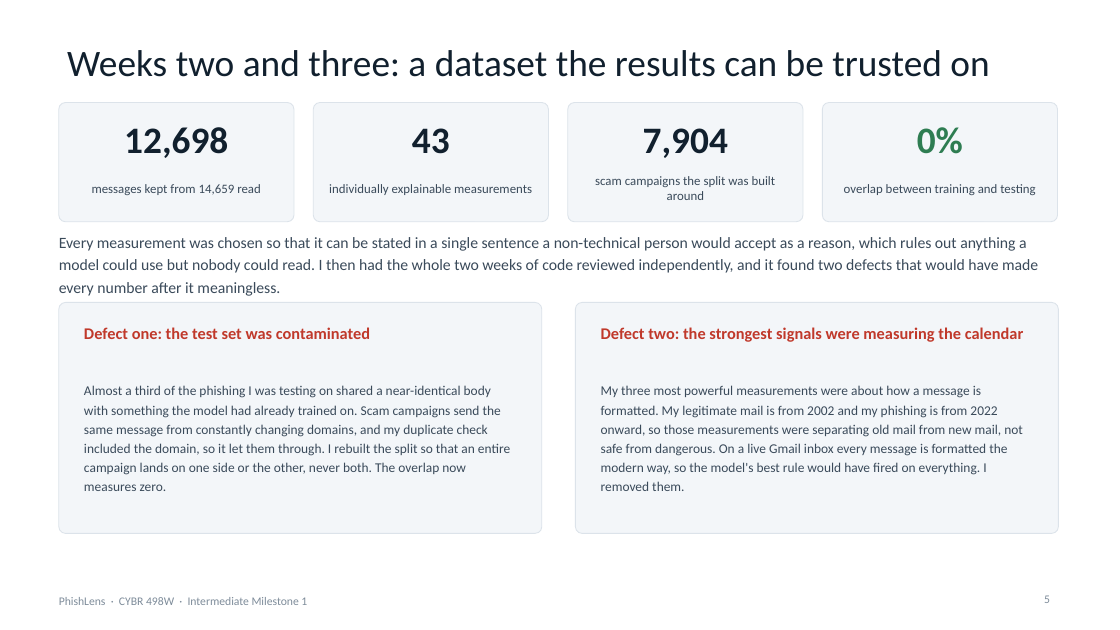
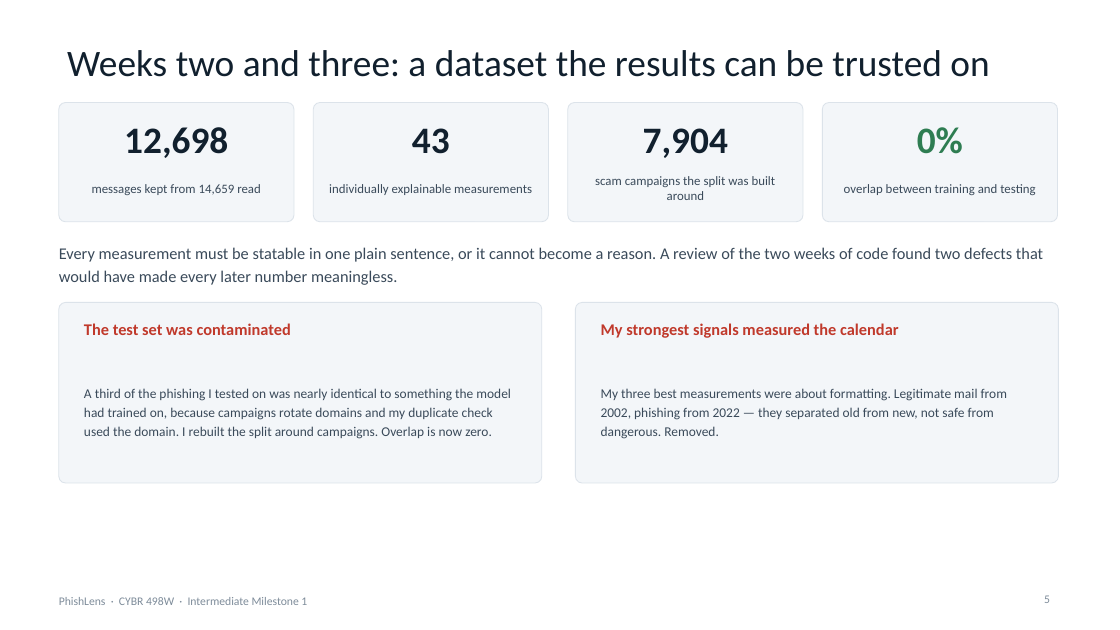
Before and after one commit to connorschell/PhishLens, a slide deck: slide 5 of 06_Deliverables/IM1_Presentation.pptx. Drawn at 1120x630 pixels with LibreOffice and Linux fonts; fonts in the diff are those of the drawing. Boxes give left, top, right and bottom in pixels: in the first picture for what was removed or moved away, otherwise in the second. Text is boxed around its words. In the diff, an @@ line names an element or a change of style, - is before the commit and + after.

```diff
--- a/06_Deliverables/IM1_Presentation.pptx
+++ b/06_Deliverables/IM1_Presentation.pptx
@@ text at (59, 247, 1043, 285): text changed; size 13.5 to 14 pt @@
-Every measurement was chosen so that it can be stated in a single sentence a non-technical person would accept as a reason, which rules out anything a model could use but nobody could read. I then had the whole two weeks of code reviewed independently, and it found two defects that would have made every number after it meaningless.
+Every measurement must be statable in one plain sentence, or it cannot become a reason. A review of the two weeks of code found two defects that would have made every later number meaningless.
@@ rounded rectangle: place and size @@
-rounded rectangle at (59, 302, 542, 534)
+rounded rectangle at (59, 302, 542, 483)
@@ rounded rectangle at (59, 302, 542, 483): proportions changed @@
@@ text at (84, 323, 291, 335): text changed @@
-Defect one: the test set was contaminated
+The test set was contaminated
@@ rounded rectangle at (576, 302, 1059, 483): proportions changed @@
@@ rounded rectangle: place and size @@
-rounded rectangle at (576, 302, 1059, 534)
+rounded rectangle at (576, 302, 1059, 483)
@@ text at (601, 323, 899, 338): text changed @@
-Defect two: the strongest signals were measuring the calendar
+My strongest signals measured the calendar
@@ text at (84, 388, 511, 439): text changed @@
-Almost a third of the phishing I was testing on shared a near-identical body with something the model had already trained on. Scam campaigns send the same message from constantly changing domains, and my duplicate check included the domain, so it let them through. I rebuilt the split so that an entire campaign lands on one side or the other, never both. The overlap now measures zero.
+A third of the phishing I tested on was nearly identical to something the model had trained on, because campaigns rotate domains and my duplicate check used the domain. I rebuilt the split around campaigns. Overlap is now zero.
@@ text at (601, 388, 1007, 439): text changed @@
-My three most powerful measurements were about how a message is formatted. My legitimate mail is from 2002 and my phishing is from 2022 onward, so those measurements were separating old mail from new mail, not safe from dangerous. On a live Gmail inbox every message is formatted the modern way, so the model's best rule would have fired on everything. I removed them.
+My three best measurements were about formatting. Legitimate mail from 2002, phishing from 2022 — they separated old from new, not safe from dangerous. Removed.
```
Also in this commit, not shown: 9 other slides changed, 4 other files.
